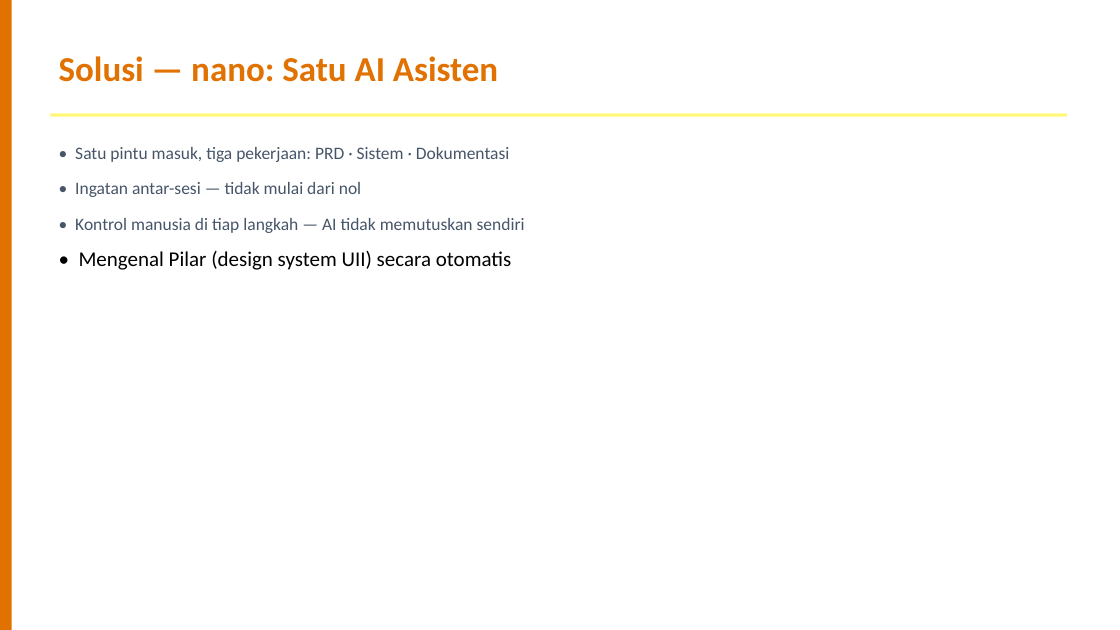
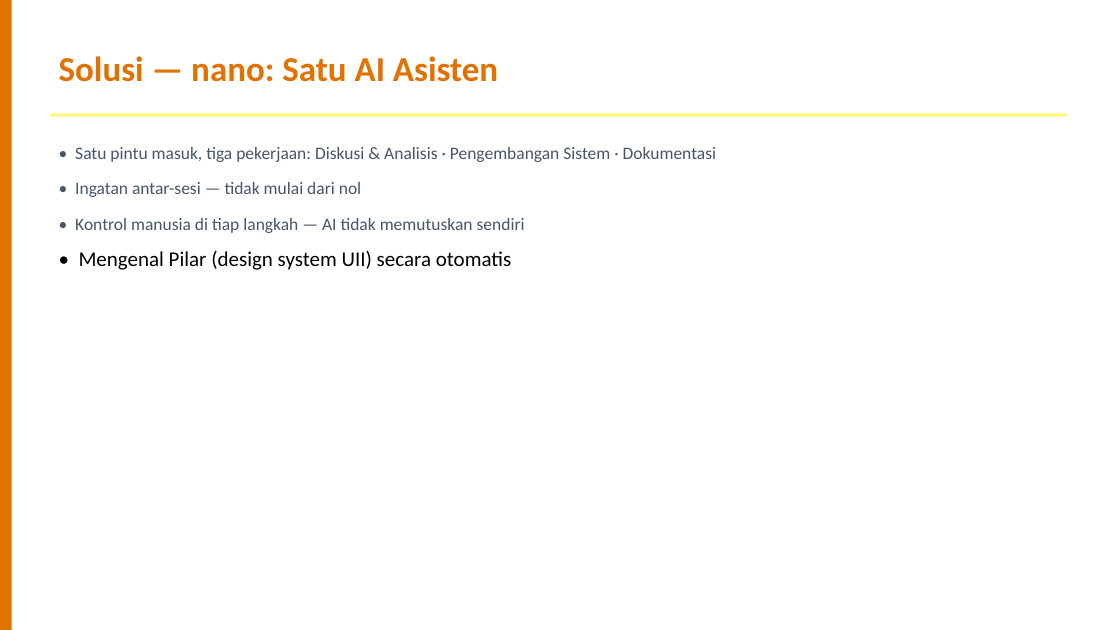
Before and after one commit to dhenta312/hackathon-appraisal, a slide deck: slide 3 of Presentasi-Penilaian-Kinerja.pptx. Drawn at 1120x630 pixels with LibreOffice and Linux fonts; fonts in the diff are those of the drawing. Boxes give left, top, right and bottom in pixels: in the first picture for what was removed or moved away, otherwise in the second. Text is boxed around its words. In the diff, an @@ line names an element or a change of style, - is before the commit and + after.

```diff
--- a/Presentasi-Penilaian-Kinerja.pptx
+++ b/Presentasi-Penilaian-Kinerja.pptx
@@ text at (x1=75, y1=147, x2=716, y2=162): text changed @@
-• Satu pintu masuk, tiga pekerjaan: PRD · Sistem · Dokumentasi
+• Satu pintu masuk, tiga pekerjaan: Diskusi & Analisis · Pengembangan Sistem · Dokumentasi
```
Also in this commit, not shown: 3 other slides changed, 3 other files.
